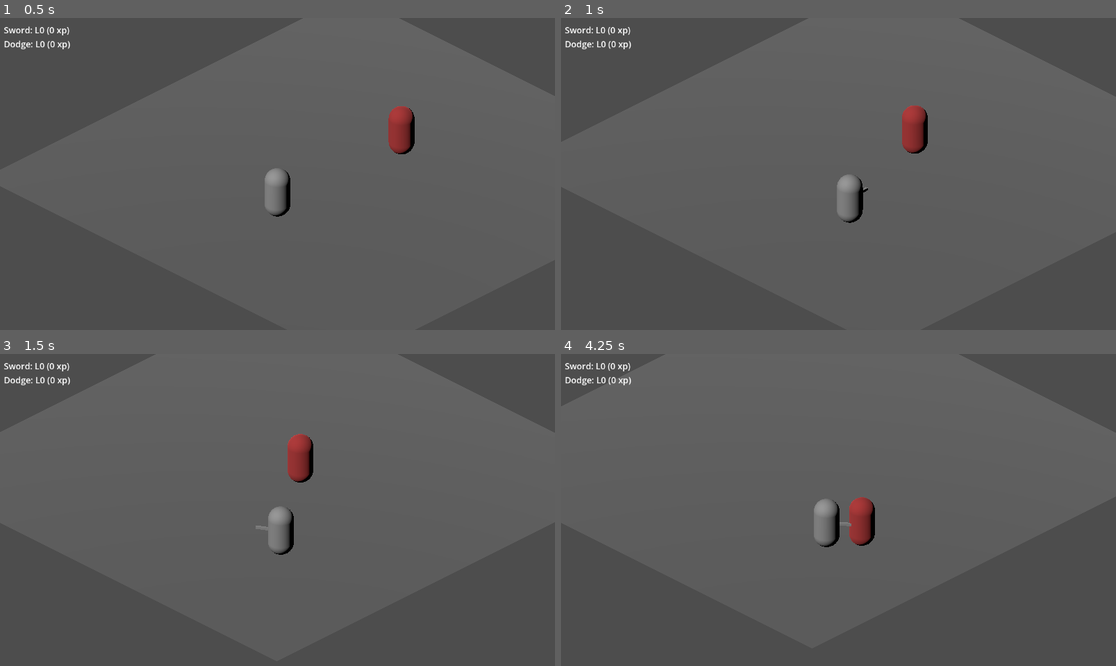
Above: before the commit, frames 1-4 (two rows, left to right).
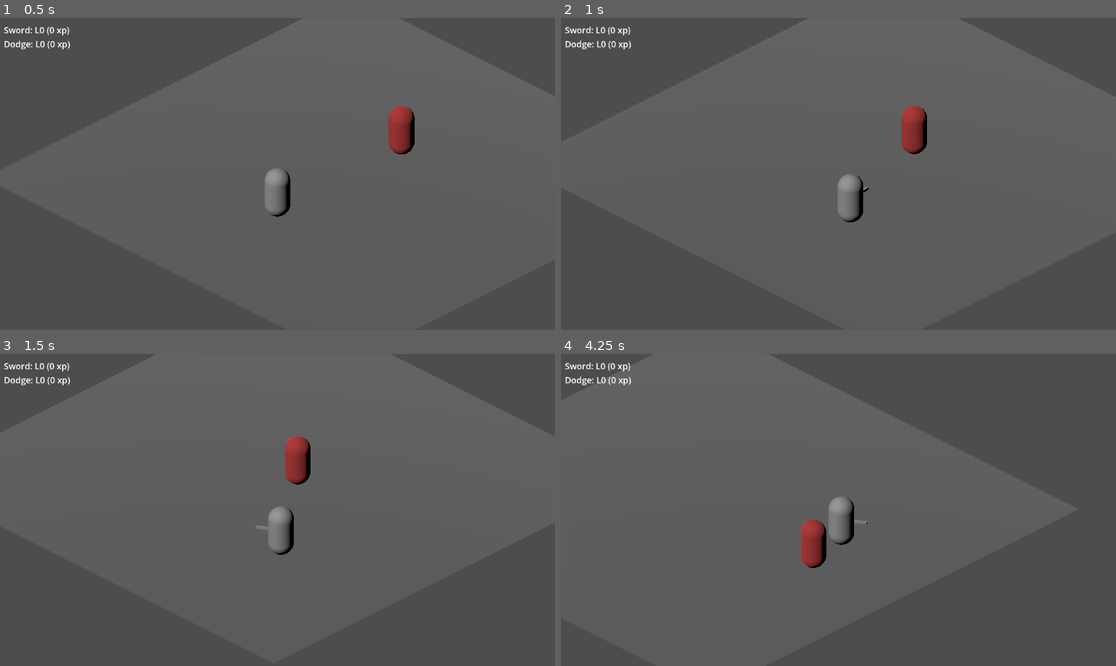
Above: after the commit, the same moments.

Repository: csonger98/ashesofasterion
Game: Godot game, scene res://scenes/test/TestRoom.tscn
Two runs of this game, one before a commit and one after it. Both use one fixed random seed, a clock stepped at 60 frames per second and the inputs below.
Inputs (mouse positions are in pixels of both pictures, inside the frame that each line leads up to):
- Up to frame 1 (0.5 s): no input
- Up to frame 2 (1 s): tap Enter at 0.5 s; move the mouse to (960, 158) at 0.52 s; press the mouse at (960, 158) at 0.53 s; hold D (move_right) from 0.53 s (still down)
- Up to frame 3 (1.5 s): release D (move_right) at 1.25 s; release the mouse at (399, 494) at 1.25 s; drag from (166, 525) to (249, 572) at 1.27 s
- Up to frame 4 (4.25 s): move the mouse to (894, 441) at 2.02 s; hold D (move_right) 2.03-2.75 s; hold Shift 2.03-2.75 s; drag from (810, 572) to (672, 463) at 2.77 s; move the mouse to (1005, 556) at 3.52 s; hold A (move_left) from 3.53 s (still down); tap Ctrl at 3.6 s

Frame 1 is identical in both runs. In frame 2, less than 0.1% of the frame differs, in the area x 49-67%, y 28-66%; in frame 3, 0.3%; in frame 4, 1.8%, in the area x 43-57%, y 45-69%.

Commit message:
feat(player): WASD is player-relative (W = forward via transform.basis)

Diff:
--- a/scripts/actor/PlayerActor.gd
+++ b/scripts/actor/PlayerActor.gd
@@ -100,10 +100,13 @@
 func _read_movement_input() -> Vector3:
     var x := Input.get_action_strength("move_right") - Input.get_action_strength("move_left")
     var z := Input.get_action_strength("move_down") - Input.get_action_strength("move_up")
-    var v := Vector3(x, 0.0, z)
-    if v.length_squared() > 1.0:
-        v = v.normalized()
-    return v
+    var local := Vector3(x, 0.0, z)
+    if local.length_squared() > 1.0:
+        local = local.normalized()
+    # Player-relative movement: W moves forward (the way the player faces),
+    # D strafes right, etc. transform.basis carries the player's current Y rotation
+    # (set by look_at in _update_aim each frame), so we rotate local input into world.
+    return transform.basis * local
 
 func _update_aim() -> void:
     var cam := get_viewport().get_camera_3d()
